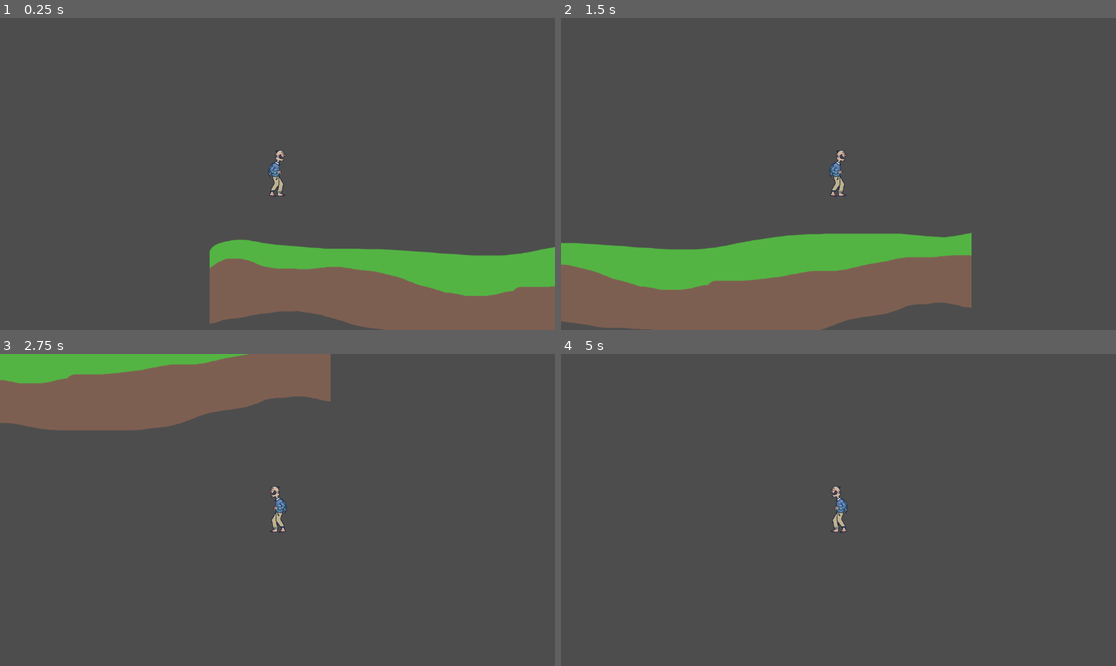
Above: before the commit, frames 1-4 (two rows, left to right).
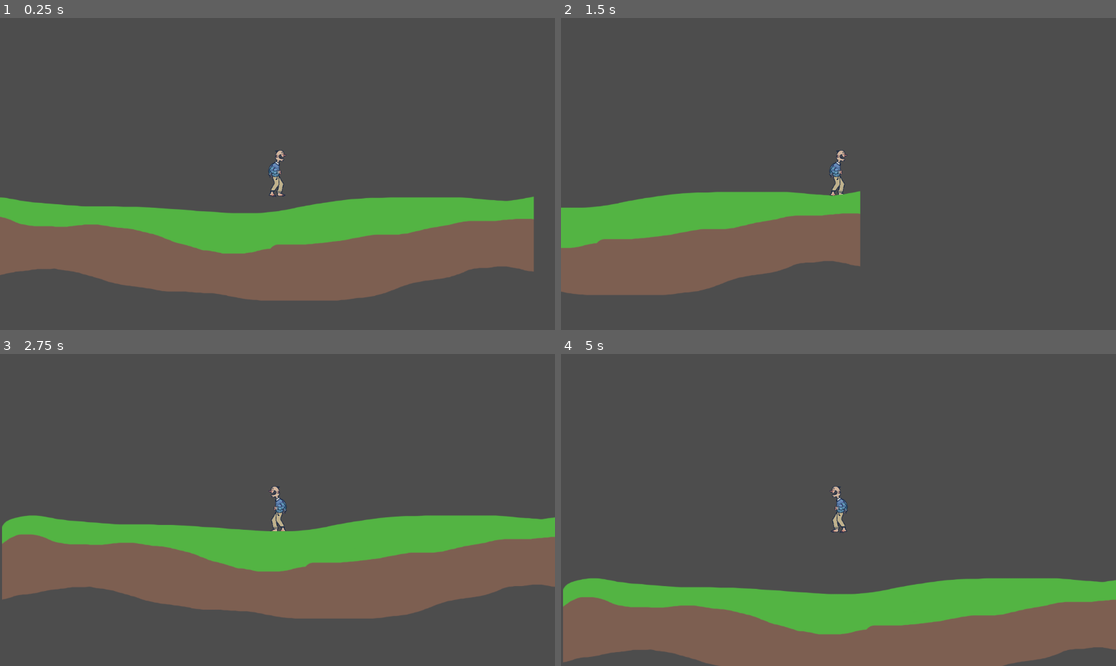
Above: after the commit, the same moments.

Repository: parneyw/platformer-2d
Game: Godot game, scene res://scenes/level.tscn
The game is run twice, just before and just after one commit, with the same random seed, the same clock (stepped at 60 frames per second) and the same inputs.
Inputs:
- Up to frame 1 (0.25 s): no input
- Up to frame 2 (1.5 s): tap Enter (ui_accept) at 0.5, 0.77 s; hold Right (ui_right) from 0.53 s (still down)
- Up to frame 3 (2.75 s): tap Enter (ui_accept) at 1.52 s; release Right (ui_right) at 2.03 s; hold Left (ui_left) from 2.03 s (still down)
- Up to frame 4 (5 s): release Left (ui_left) at 2.78 s; hold Right (ui_right) 2.78-4.28 s; tap Enter (ui_accept) at 3.02, 3.77, 4.52 s; hold Left (ui_left) from 4.28 s (still down)

The runs differ from the first frame. In frame 1, 29% of the frame differs, in the area x 0-100%, y 57-100%; in frame 2, 26%; in frame 3, 38%, in the area x 0-100%, y 0-85%; in frame 4, 24%.

Commit message:
Update level.tscn
added world bound left and right

Diff:
--- a/scenes/level.tscn
+++ b/scenes/level.tscn
@@ -1,12 +1,31 @@
-[gd_scene load_steps=3 format=3 uid="uid://nyuhcfhamumu"]
+[gd_scene load_steps=5 format=3 uid="uid://nyuhcfhamumu"]
 
 [ext_resource type="PackedScene" uid="uid://bk3milfndhknf" path="res://scenes/player.tscn" id="1_mbmsl"]
 [ext_resource type="PackedScene" uid="uid://br0p8kvvymac5" path="res://scenes/ground.tscn" id="2_xvw58"]
 
+[sub_resource type="WorldBoundaryShape2D" id="WorldBoundaryShape2D_f8mfi"]
+normal = Vector2(1, 0)
+
+[sub_resource type="WorldBoundaryShape2D" id="WorldBoundaryShape2D_3pufk"]
+normal = Vector2(-1, 0)
+
 [node name="Level" type="Node2D"]
 
 [node name="player" parent="." instance=ExtResource("1_mbmsl")]
-position = Vector2(133, 273)
+position = Vector2(637, 361)
 
 [node name="ground" parent="." instance=ExtResource("2_xvw58")]
 position = Vector2(578, 565)
+
+[node name="bounds" type="Node2D" parent="."]
+
+[node name="left" type="StaticBody2D" parent="bounds"]
+
+[node name="CollisionShape2D" type="CollisionShape2D" parent="bounds/left"]
+shape = SubResource("WorldBoundaryShape2D_f8mfi")
+
+[node name="right" type="StaticBody2D" parent="bounds"]
+position = Vector2(1154, 0)
+
+[node name="CollisionShape2D" type="CollisionShape2D" parent="bounds/right"]
+shape = SubResource("WorldBoundaryShape2D_3pufk")
